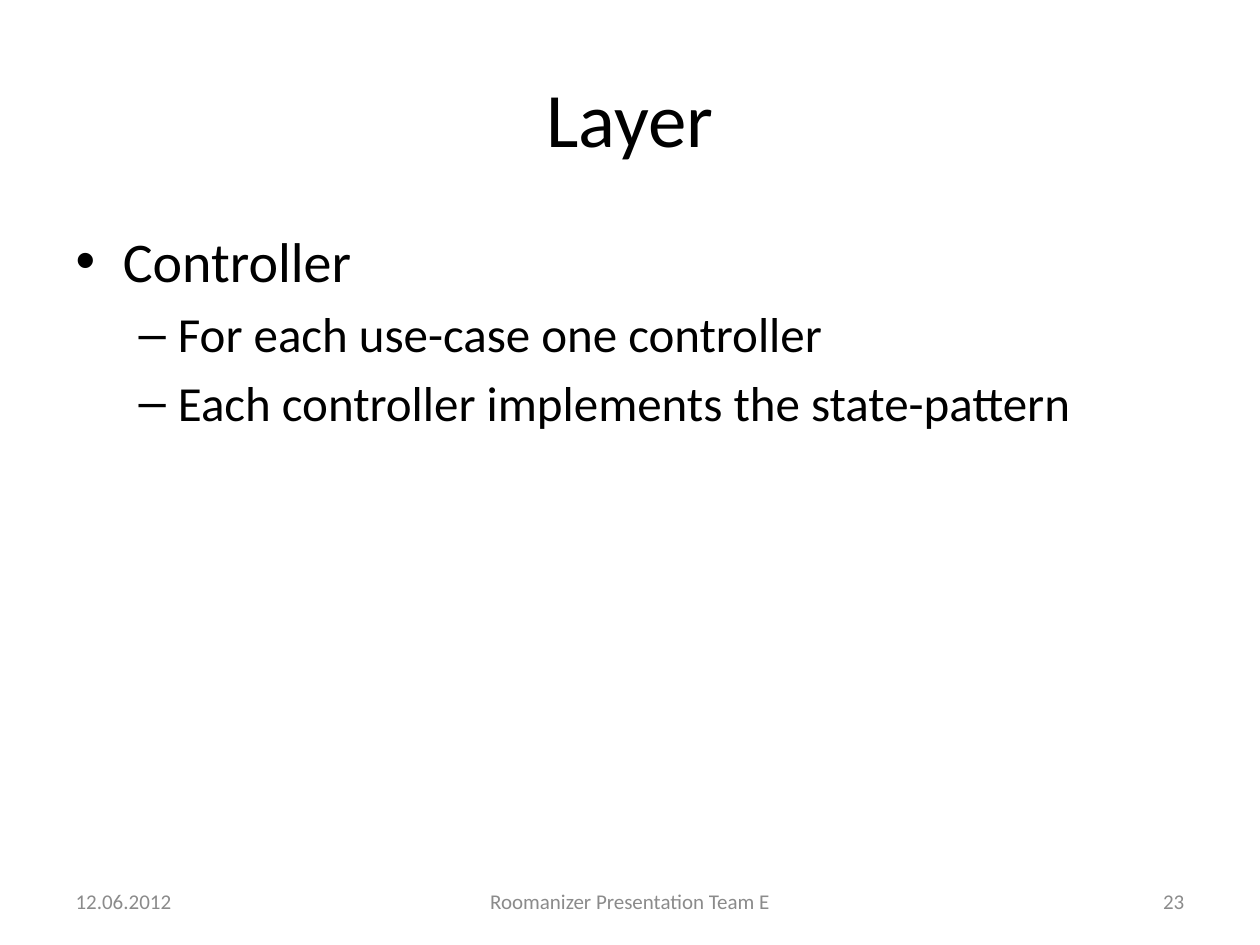
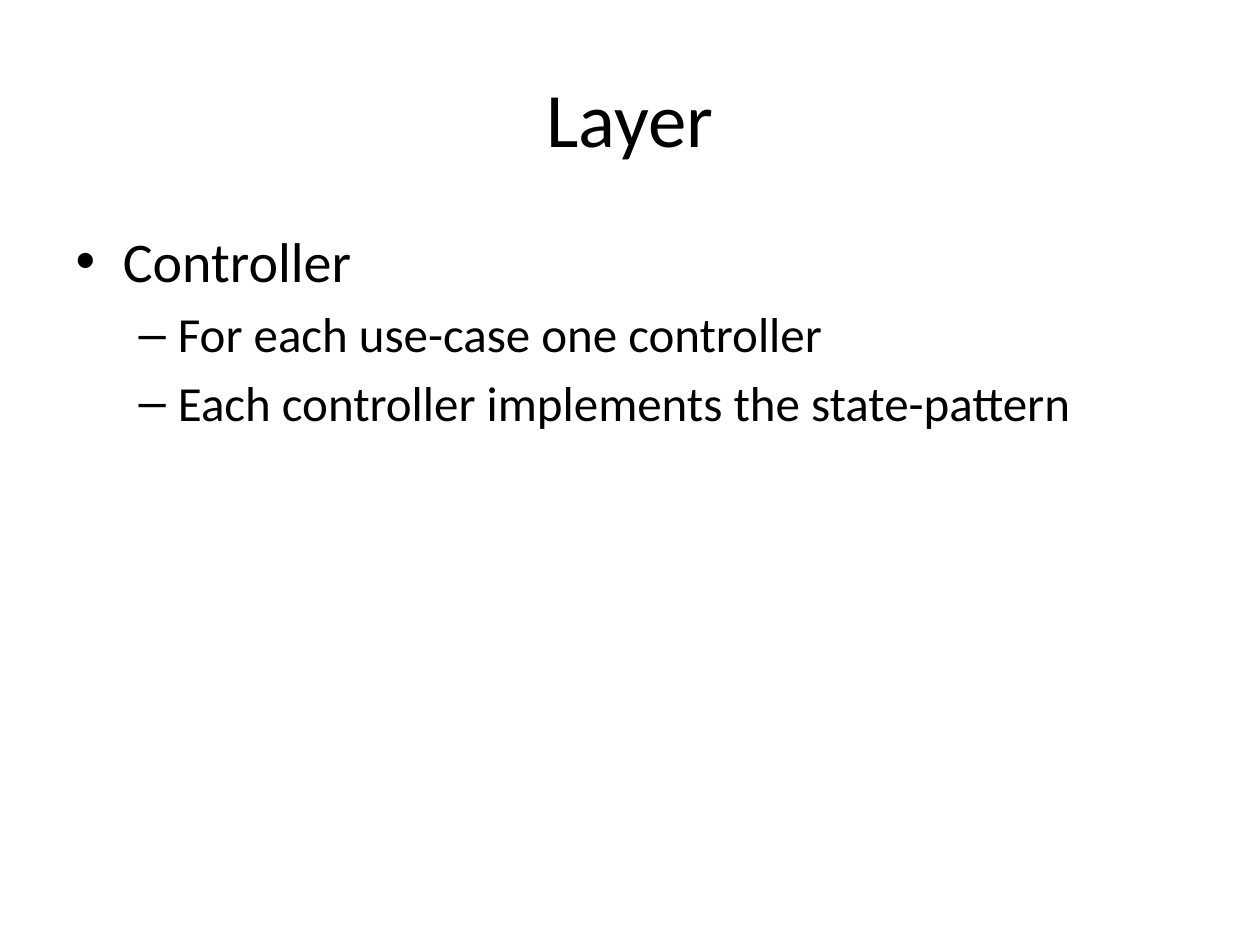
Before and after one commit to markusmo/HotelSoftware, a slide deck: slide 22 of Documentation/Praesentation/PresentationRoomanizer.pptx (slide 23 before the commit). Drawn at 1260x945 pixels with LibreOffice and Linux fonts; fonts in the diff are those of the drawing. Boxes give left, top, right and bottom in pixels: in the first picture for what was removed or moved away, otherwise in the second. Text is boxed around its words. In the diff, an @@ line names an element or a change of style, - is before the commit and + after.

```diff
--- a/Documentation/Praesentation/PresentationRoomanizer.pptx
+++ b/Documentation/Praesentation/PresentationRoomanizer.pptx
@@ text removed at (76,895,172,909) @@
-12.06.2012
@@ text removed at (490,894,769,909) @@
-Roomanizer Presentation Team E
@@ page number removed at (1163,895,1184,909) @@
-23
```
Also in this commit, not shown: 5 other slides changed, 2 slides added, 2 slides removed.
